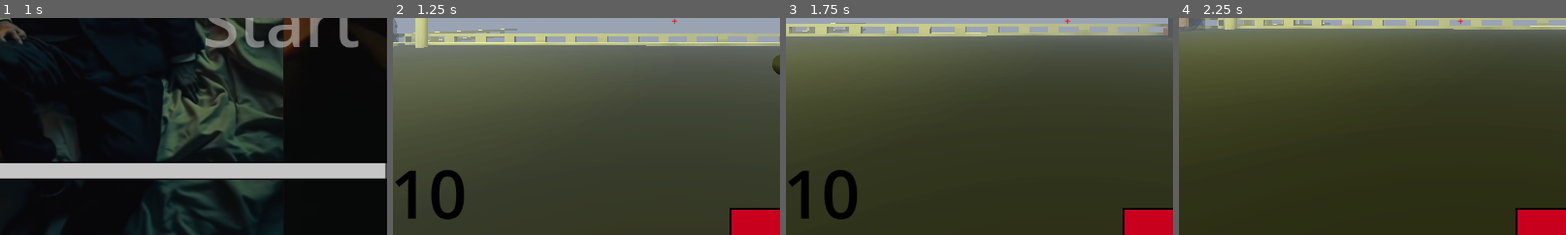
Above: before the commit, frames 1-4 (left to right).
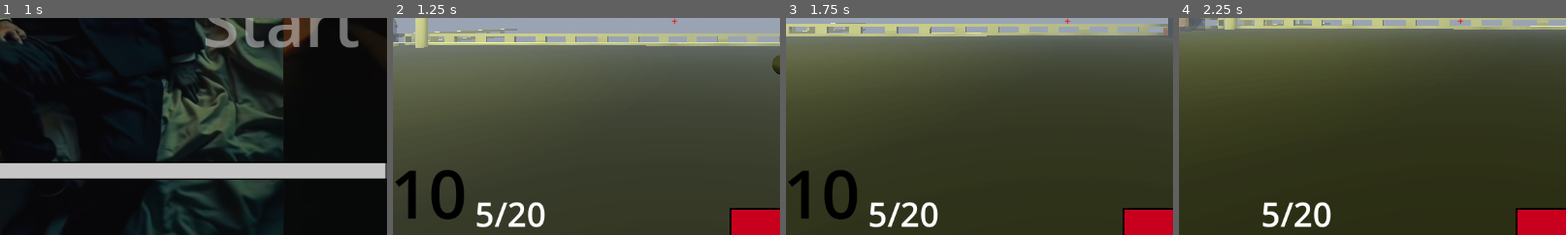
Above: after the commit, the same moments.

Repository: DylanFrenzy/The-Trials-and-Tribulations-of-Tim-Cheese
Game: Godot game, scene res://scenes/hud/start_screen.tscn
Same seed, same stepped clock (60 frames per second), same inputs: the game is played once before the commit and once after it. Sound files missing from this copy of the repository are replaced by a short silence.
Inputs (mouse positions are % of the whole screen's width and height, from its top left):
- Up to frame 1 (1 s): click "Start" at 0.5 s
- Up to frame 2 (1.25 s): no input
- Up to frame 3 (1.75 s): move the mouse to (55, 50) at 1.27 s; hold W (move_forward) from 1.28 s (still down); hold Mouse wheel up (change_weapon_scroll) from 1.28 s (still down); tap Space (jump) at 1.52 s
- Up to frame 4 (2.25 s): keep holding W (move_forward); move the mouse to (45, 50) at 2.02 s; release Mouse wheel up (change_weapon_scroll) at 2.03 s; tap 1 (pistol_switch) at 2.1 s
The pictures show only the part of the screen within x 14-64%, y 49-99%; the shares and areas given below are measured in that part.

Frame 1 is identical in both runs. In frame 2, 1.0% of the frame differs, in the area x 21-40%, y 84-97%; in frame 3, 1.0%; in frame 4, 1.0%.

Commit message:
Hell yea ammo box all working :D

Diff:
--- a/3d-project/assets/Ammo.tscn
+++ b/3d-project/assets/Ammo.tscn
@@ -20,6 +20,12 @@
 transform = Transform3D(0.487077, 0, 0, 0, 0.325758, 0, 0, 0, 0.221209, 0, -0.111307, 0)
 mesh = SubResource("BoxMesh_ji6dm")
 
+[node name="SpotLight3D" type="SpotLight3D" parent="MeshInstance3D"]
+transform = Transform3D(2.05306, 0, 0, 0, -1.34183e-07, 3.06976, 0, -4.52062, -1.97602e-07, 0, 8.25074, 0)
+light_color = Color(0.920568, 0.523156, 1.82897e-05, 1)
+light_energy = 7.0
+light_volumetric_fog_energy = 1.667
+
 [node name="Area3D" type="Area3D" parent="."]
 
 [node name="CollisionShape3D" type="CollisionShape3D" parent="Area3D"]
--- a/3d-project/assets/ammo.gd
+++ b/3d-project/assets/ammo.gd
@@ -1,11 +1,10 @@
 extends Node3D
 
 @onready var player = get_tree().get_first_node_in_group("player")
-@onready var sniper = get_tree().get_first_node_in_group("SNIPAAAAA")
+@onready var arms = get_tree().get_first_node_in_group("arms")
 
 
 func _on_area_3d_body_entered(body):
     if body == player:
-        if sniper.spare_ammo_cap == sniper.current_spare_ammo: return
-        sniper.current_spare_ammo = min(sniper.current_spare_ammo + 5, sniper.spare_ammo_cap)
-        queue_free()
+        if arms.update_spare_ammo():
+            queue_free()
--- a/3d-project/scenes/gun_cam.tscn
+++ b/3d-project/scenes/gun_cam.tscn
@@ -689,7 +689,7 @@
 transform = Transform3D(-3.61999e-07, 0, -0.1, 0, 0.1, 0, 0.1, 0, -3.61999e-07, 0, -0.014984, 0)
 target_position = Vector3(-1e+07, 0, 0)
 
-[node name="Node3D" parent="." instance=ExtResource("1_03c0v")]
+[node name="Node3D" parent="." groups=["arms"] instance=ExtResource("1_03c0v")]
 transform = Transform3D(-3.61999e-07, 0, -0.0999999, 0, 0.1, 0, 0.1, 0, -3.61999e-07, 0.162856, -0.144786, -0.0982909)
 script = ExtResource("3_i371p")
 
@@ -703,7 +703,7 @@
 &"pistol": ExtResource("5_6r2yp")
 }
 
-[node name="SniperRifle" parent="Node3D" groups=["SNIPAAAAA"] instance=ExtResource("7_i371p")]
+[node name="SniperRifle" parent="Node3D" instance=ExtResource("7_i371p")]
 transform = Transform3D(-1.74847e-07, 0, 4, 0, 4, 0, -4, 0, -1.74847e-07, -0.429, 0.791, 0.851)
 script = ExtResource("7_wfaqt")
 
--- a/3d-project/scenes/hud/hud.tscn
+++ b/3d-project/scenes/hud/hud.tscn
@@ -92,3 +92,16 @@
 theme_override_colors/font_color = Color(0, 0, 0, 1)
 theme_override_font_sizes/font_size = 100
 vertical_alignment = 2
+
+[node name="Ammo2" type="Label" parent="."]
+layout_mode = 1
+anchors_preset = 2
+anchor_top = 1.0
+anchor_bottom = 1.0
+offset_left = 279.0
+offset_top = -72.0
+offset_right = 383.0
+offset_bottom = -3.0
+grow_vertical = 0
+theme_override_font_sizes/font_size = 50
+vertical_alignment = 2
--- a/3d-project/scripts/JohnPork.gd
+++ b/3d-project/scripts/JohnPork.gd
@@ -24,7 +24,7 @@
 
 func _ready():
 	var number1 = randf()
-	if number1 <= 0.1:
+	if number1 <= 0.15:
 		willdrop = true
 
 
--- a/3d-project/scripts/arms.gd
+++ b/3d-project/scripts/arms.gd
@@ -4,8 +4,11 @@
 @onready var sniper = $SniperRifle
 @onready var pistol_ani = $Pistol/AnimationPlayer2
 @onready var sniper_ani = $SniperRifle/AnimationPlayer2
+@export var current_spare_ammo := 5
+@export var spare_ammo_cap := 20
 
 func _ready() -> void:
+	sniper.update_spare_ammo_display(current_spare_ammo)
 	remove_child(sniper);
 
 func _input(event: InputEvent) -> void:
@@ -40,3 +43,10 @@
 	add_child(sniper)
 	sniper_ani.play("Pull_Up")
 	sniper.update_ammo_display(sniper.current_ammo)
+
+func update_spare_ammo():
+	if spare_ammo_cap == current_spare_ammo: return false
+	current_spare_ammo = min(current_spare_ammo + 5, spare_ammo_cap)
+	sniper.update_spare_ammo_display(current_spare_ammo)
+	sniper.current_spare_ammo = current_spare_ammo
+	return true
--- a/3d-project/scripts/sniper_rifle.gd
+++ b/3d-project/scripts/sniper_rifle.gd
@@ -3,16 +3,17 @@
 @export var damage := 20
 @export var max_ammo := 5
 @export var current_ammo := 5
-@export var spare_ammo_cap := 20
 
 @onready var player = get_tree().get_first_node_in_group("player")
 @onready var ani_player = $AnimationPlayer2
 @onready var muzzle_flash = $muzzle_flash
 @onready var ray_caster = get_parent().get_parent().get_node("RayCast3D");
 @onready var ammo_display = get_tree().root.get_node("Node3D/hud/Ammo")
+@onready var ammo_display2_spare = get_tree().root.get_node("Node3D/hud/Ammo2")
 @onready var gun_cam = get_parent().get_parent()
+@onready var current_spare_ammo = get_parent().current_spare_ammo
+@onready var spare_ammo_cap = get_parent().spare_ammo_cap
 var zoomed = false
-var current_spare_ammo = 5
 
 func _input(event: InputEvent) -> void:
 	if ani_player.is_playing(): return
@@ -50,9 +51,11 @@
 			current_spare_ammo = 0
 
 
-		update_ammo_display(max_ammo)
+		update_ammo_display(current_ammo)
 		if zoomed:
 			ani_player.play("Zoom")
+		update_spare_ammo_display(current_spare_ammo)
+
 
 func Zoom():
 	if !zoomed:
@@ -63,3 +66,6 @@
 
 func update_ammo_display(ammo):
 	ammo_display.text = str(ammo) + "/" + str(max_ammo)
+
+func update_spare_ammo_display(spare_ammo):
+	ammo_display2_spare.text = str(spare_ammo) + "/" + str(spare_ammo_cap)
